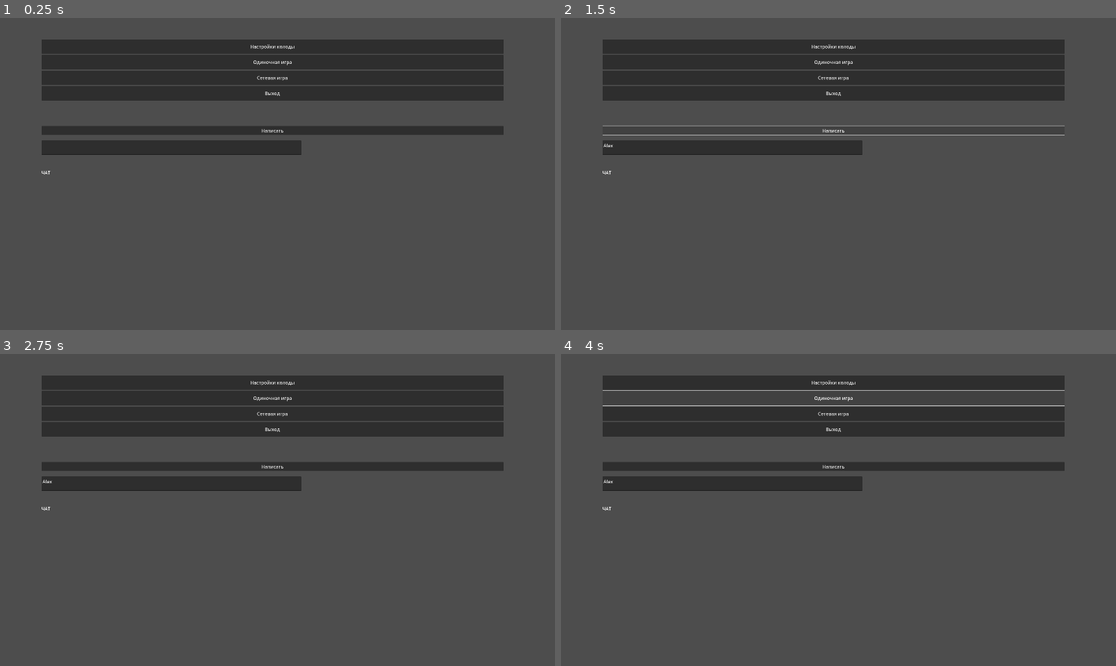
Above: before the commit, frames 1-4 (two rows, left to right).
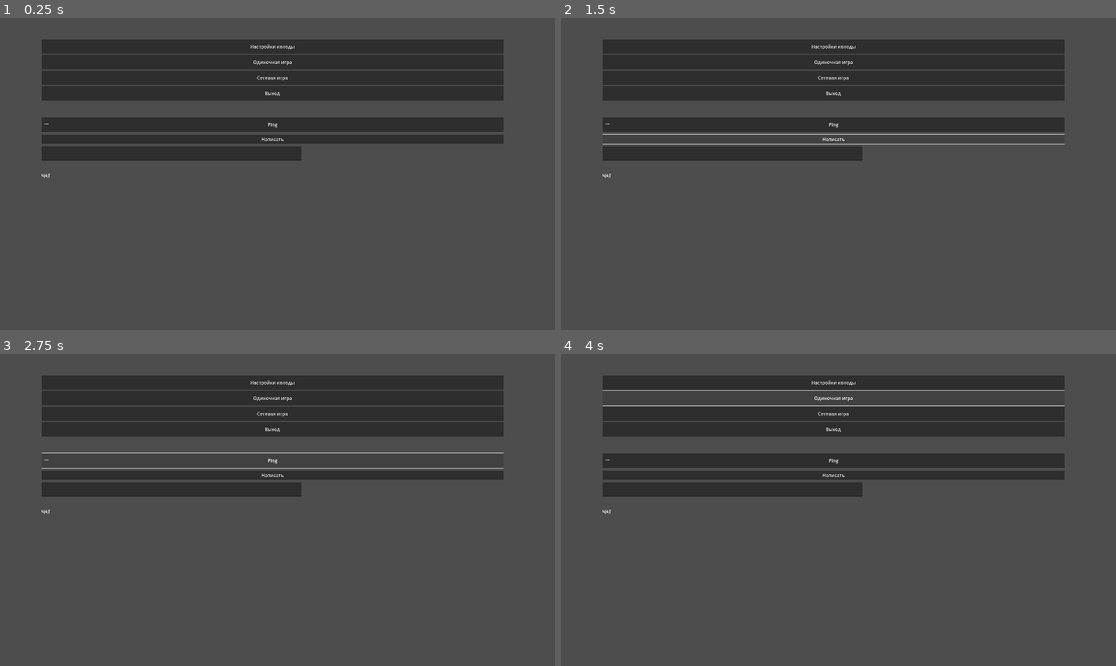
Above: after the commit, the same moments.

Repository: Crumbobly/CardSiege
Game: Godot game, scene res://scenes/lobby/lobby.tscn
Same seed, same stepped clock (60 frames per second), same inputs: the game is played once before the commit and once after it. This scene is started directly instead of the project's main scene.
Inputs (mouse positions are in pixels of both pictures, inside the frame that each line leads up to):
- Up to frame 1 (0.25 s): no input
- Up to frame 2 (1.5 s): click (733, 149) at 0.52 s; type "Alex" at 0.6 s; click "Написать" at 1.25 s
- Up to frame 3 (2.75 s): click (271, 460) at 2 s, where only the run after the commit has a clickable "Ping"
- Up to frame 4 (4 s): click "Настройки колоды" at 2.75 s; click "Одиночная игра" at 3.5 s

The runs differ from the first frame. In frame 1, 5.9% of the frame differs, in the area x 7-91%, y 31-52%; in frame 2, 4.1%; in frame 3, 3.8%; in frame 4, 5.9%.
Error before the commit: Invalid call. Nonexistent function 'send_message_to_server' in base 'Node (server.gd)'. (res://scenes/lobby/lobby.gd:21)

Commit message:
Изменение серверных запросов в сценах в соответсвие с новой ахритектурой

Diff:
--- a/scenes/auth/auth.gd
+++ b/scenes/auth/auth.gd
@@ -38,13 +38,18 @@
 	timer_end = false
 	timer.set_wait_time(10)
 	timer.start()
-	if reg_log_switch:
-		Server.login(login_string, password_string)
-	else:
-		Server.register(login_string, password_string)
+
+	var request_func = "login" if reg_log_switch else "register"
+	var request = Request.new(\
+		"Auth", \
+		request_func, \
+		[multiplayer.get_unique_id(), login_string, password_string]\
+	)
+	Server.rpc_on_server(request)
 
 
 func show_error():
+	timer.stop()
 	error_lbl.visible = true
 
 
--- a/scenes/lobby/lobby.gd
+++ b/scenes/lobby/lobby.gd
@@ -3,6 +3,7 @@
 @export var game = preload("res://scenes/game/Game.tscn")
 var textbox: TextEdit
 var chat: RichTextLabel
+
 
 func _ready() -> void:
 	textbox = $"2D/SubViewportContainer/SubViewport/DelText"
@@ -18,9 +19,21 @@
 	if(textbox.text == ""):
 		pass
 	else:
-		Server.send_message_to_server(textbox.text)
+		var request = Request.new("Server", "client_chat_callback", [multiplayer.get_unique_id(), textbox.text])
+		Server.rpc_on_server(request)
 		textbox.clear()
 
 
 func write_in_chat(msg):
 	chat.text += "\n" + msg
+
+
+func set_ping(request_time):
+	var whole_ping = round((Time.get_unix_time_from_system() - request_time) * 1000)
+	$"2D/SubViewportContainer/SubViewport/PingLbl".text = str(whole_ping) + " ms"
+
+
+func _on_ping_btn_pressed() -> void:
+	var callback_class = "Lobby"
+	var callback_func = "set_ping"
+	Server.ping(callback_class, callback_func)
--- a/scenes/lobby/lobby.tscn
+++ b/scenes/lobby/lobby.tscn
@@ -59,23 +59,37 @@
 text = "Выход"
 
 [node name="DelWrite" type="Button" parent="2D/SubViewportContainer/SubViewport"]
-offset_top = 300.0
+offset_top = 330.0
 offset_right = 1600.0
-offset_bottom = 308.0
+offset_bottom = 361.0
 text = "Написать"
 
 [node name="DelText" type="TextEdit" parent="2D/SubViewportContainer/SubViewport"]
 custom_minimum_size = Vector2(900, 50)
-offset_top = 350.0
+offset_top = 370.0
 offset_right = 900.0
-offset_bottom = 400.0
+offset_bottom = 420.0
 
 [node name="DelChat" type="RichTextLabel" parent="2D/SubViewportContainer/SubViewport"]
 custom_minimum_size = Vector2(900, 500)
-offset_top = 450.0
+offset_top = 460.0
+offset_right = 900.0
+offset_bottom = 960.0
+text = "ЧАТ"
+
+[node name="PingBtn" type="Button" parent="2D/SubViewportContainer/SubViewport"]
+offset_top = 270.0
+offset_right = 1600.0
+offset_bottom = 320.0
+text = "Ping"
+
+[node name="PingLbl" type="Label" parent="2D/SubViewportContainer/SubViewport"]
+offset_left = 10.0
+offset_top = 280.0
 offset_right = 50.0
-offset_bottom = 500.0
-text = "ЧАТ"
+offset_bottom = 303.0
+text = "---"
 
 [connection signal="pressed" from="2D/SubViewportContainer/SubViewport/VBoxContainer/OnlineGameBtn" to="." method="_on_online_game_btn_pressed"]
 [connection signal="pressed" from="2D/SubViewportContainer/SubViewport/DelWrite" to="." method="_on_del_write_pressed"]
+[connection signal="pressed" from="2D/SubViewportContainer/SubViewport/PingBtn" to="." method="_on_ping_btn_pressed"]
